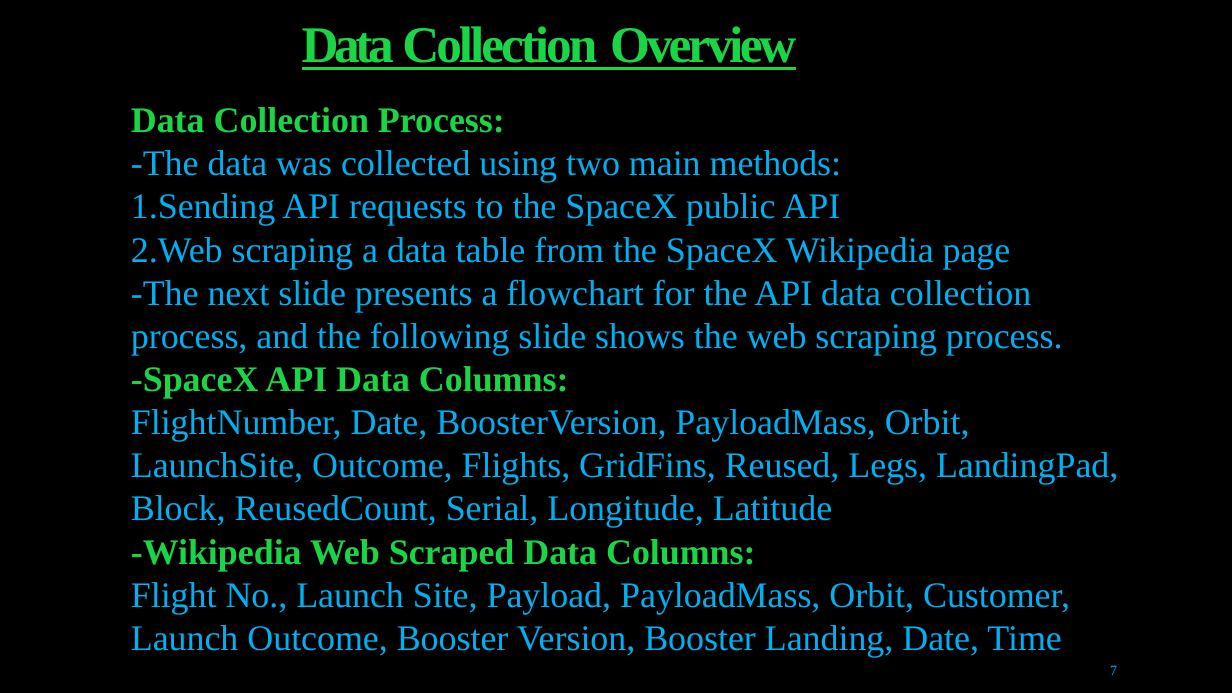
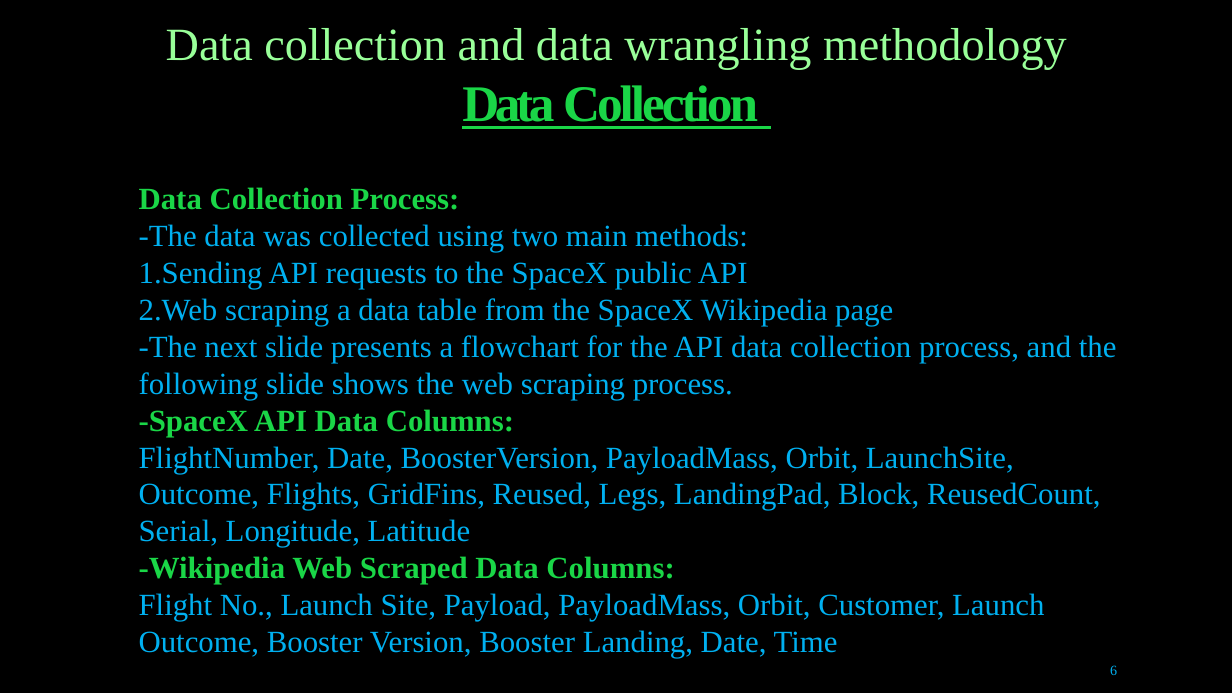
Before and after one commit to thayhiepth/Applied_Data_Science_Capstone, a slide deck: slide 6 of Data Science Capstone Project.pptx (slide 7 before the commit). Drawn at 1232x693 pixels with LibreOffice and Linux fonts; fonts in the diff are those of the drawing. Boxes give left, top, right and bottom in pixels: in the first picture for what was removed or moved away, otherwise in the second. Text is boxed around its words. In the diff, an @@ line names an element or a change of style, - is before the commit and + after.

```diff
--- a/Data Science Capstone Project.pptx
+++ b/Data Science Capstone Project.pptx
@@ title at [166, 28, 1067, 129]: text changed; size 40 to 36 pt; text colour #1AD647 to #99FF99; bold off @@
-Data Collection Overview
+Data collection and data wrangling methodology
+Data Collection
@@ text "Data Collection Process:": place and size @@
-text "Data Collection Process:" at [131, 107, 1118, 657]
+text "Data Collection Process:" at [139, 187, 1117, 658]
@@ text "Data Collection Process:" at [139, 187, 1117, 658]: size 28 to 24 pt @@
@@ page number at [1110, 665, 1117, 675]: text changed @@
-7
+6
```
Also in this commit, not shown: 36 other slides changed, 3 slides added, 4 slides removed, 1 other file.
